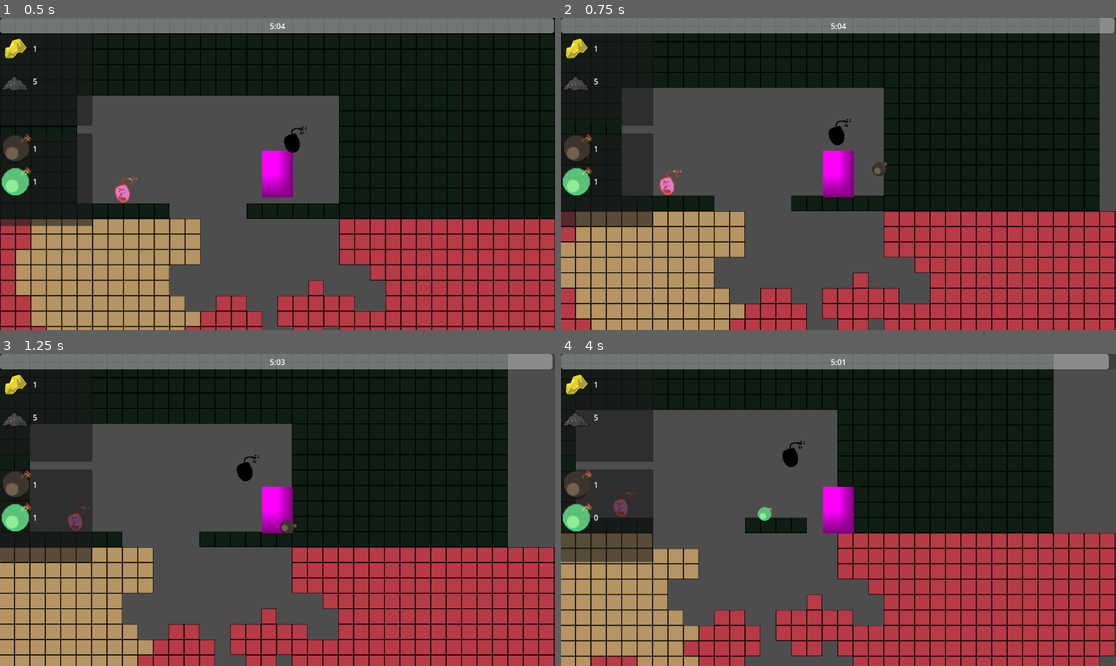
Above: before the commit, frames 1-4 (two rows, left to right).
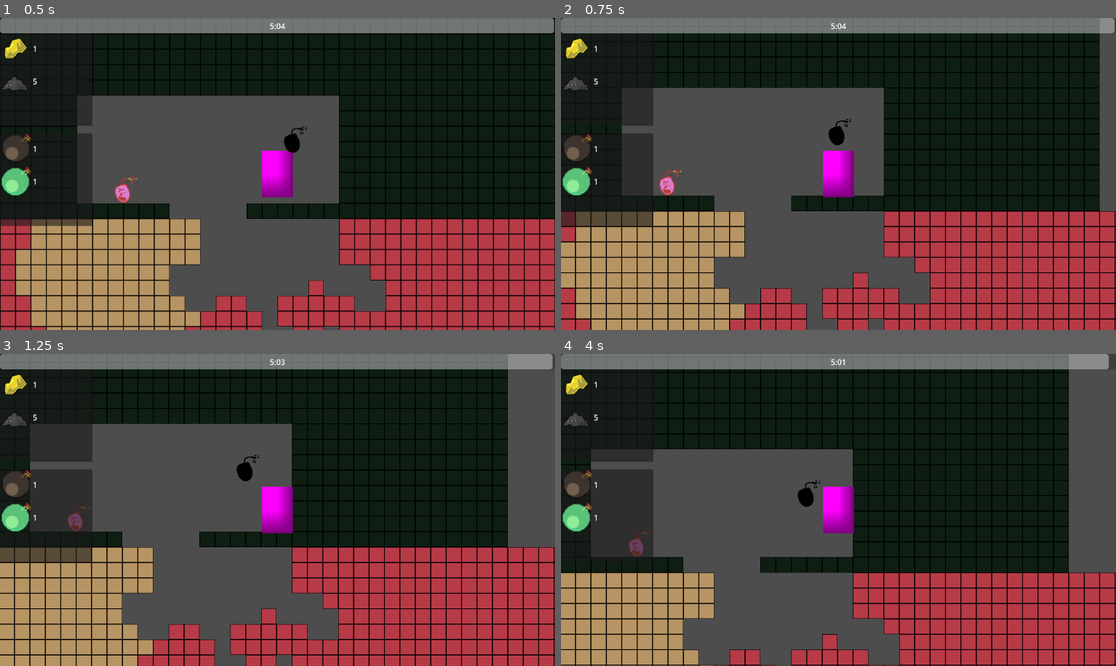
Above: after the commit, the same moments.

Repository: DevFTB/LD57
Game: Godot game, scene res://game.tscn
Two runs of this game, one before a commit and one after it. Both use one fixed random seed, a clock stepped at 60 frames per second and the inputs below.
Inputs (mouse positions are in pixels of both pictures, inside the frame that each line leads up to):
- Up to frame 1 (0.5 s): no input
- Up to frame 2 (0.75 s): move the mouse to (960, 158) at 0.52 s; hold D (move_right) from 0.53 s (still down); click (960, 158) at 0.6 s
- Up to frame 3 (1.25 s): keep holding D (move_right); tap W (jump) at 0.77 s
- Up to frame 4 (4 s): move the mouse to (727, 525) at 1.27 s; tap E (interact) at 1.35 s; tap W (jump) at 1.52, 3.02, 3.77 s; click (727, 525) at 1.55 s; move the mouse to (894, 441) at 2.02 s; release D (move_right) at 2.03 s; hold A (move_left) 2.03-2.78 s; tap 1 (select_bomb_1) at 2.1 s; click (894, 441) at 2.3 s; move the mouse to (810, 572) at 2.77 s; hold D (move_right) from 2.78 s (still down); tap 2 (select_bomb_2) at 2.85 s; click (810, 572) at 3.05 s; move the mouse to (1005, 556) at 3.52 s; tap 3 (select_bomb_3) at 3.6 s; click (1005, 556) at 3.8 s

Frame 1 is identical in both runs. In frame 2, less than 0.1% of the frame differs, in the area x 56-59%, y 46-51%; in frame 3, less than 0.1%; in frame 4, 31%, in the area x 0-100%, y 0-100%.
Error after the commit: Cannot call method 'sample_baked' on a null value. (res://entities/player/player.gd:65)

Commit message:
Added HealthComponent, HitboxComponent, HurtboxComponent

Diff:
--- /dev/null
+++ b/entities/common/health_component.gd
@@ -0,0 +1,53 @@
+extends Node
+class_name HealthComponent
+
+signal maximum_health_modified(new_maximum : int)
+
+## emitted when either taking damage or healing
+signal health_modified(amount: int, new_health: int)
+
+## emitted when the current_health has dropped below 0. Only emitted once
+signal died
+
+## current_health cannot exceed this value by healing
+@export var maximum_health : int = 5
+
+## cannot take damage if invulnerable.
+@export var is_invulnerable : bool = false
+
+## set to true when the current_health has dropped to or past 0.
+var is_dead : bool = false
+
+@onready var current_health : int = maximum_health
+
+func _ready() -> void:
+	set_maximum_health(maximum_health)
+	health_modified.emit(0, current_health)
+
+func set_maximum_health(new_value: int) -> void:
+	maximum_health = new_value
+	maximum_health_modified.emit(maximum_health)
+
+func heal(amount: int) -> void:
+	if amount < 0:
+		push_warning("Heal amount shouldn't be negative")
+		return
+
+	if not is_dead:
+		var applied_heal = mini(amount, maximum_health - current_health)
+		current_health += applied_heal
+		health_modified.emit(applied_heal, current_health)
+
+func take_damage(amount: int) -> void:
+	if amount < 0:
+		push_warning("Damage shouldn't be negative")
+		return
+
+	if not is_dead and not is_invulnerable:
+		var applied_damage := mini(amount, current_health)
+		current_health -= applied_damage
+		health_modified.emit(-applied_damage, current_health)
+
+		if current_health <= 0:
+			is_dead = true
+			died.emit()
--- /dev/null
+++ b/entities/common/health_component.tscn
@@ -0,0 +1,6 @@
+[gd_scene load_steps=2 format=3 uid="uid://bdhnok20thjuo"]
+
+[ext_resource type="Script" uid="uid://do5gnx1cf4tjg" path="res://entities/common/health_component.gd" id="1_ef5p1"]
+
+[node name="HealthComponent" type="Node"]
+script = ExtResource("1_ef5p1")
--- /dev/null
+++ b/entities/common/hitbox_component.gd
@@ -0,0 +1,11 @@
+extends Area2D
+class_name HitboxComponent
+
+@export var damage : int = 1
+
+func _ready() -> void:
+	area_entered.connect(_on_area_entered)
+
+func _on_area_entered(area: Area2D) -> void:
+	if area is HurtboxComponent:
+		area.apply_damage(damage, self)
--- /dev/null
+++ b/entities/common/hurtbox_component.gd
@@ -0,0 +1,7 @@
+extends Area2D
+class_name HurtboxComponent
+
+@export var health_component: HealthComponent
+
+func apply_damage(amount: int, _source: Node = null) -> void:
+	health_component.take_damage(amount)
--- /dev/null
+++ b/entities/common/hurtbox_component.tscn
@@ -0,0 +1,6 @@
+[gd_scene load_steps=2 format=3 uid="uid://eenrl1ayi2xr"]
+
+[ext_resource type="Script" uid="uid://bh4wfgcuvhfeq" path="res://entities/common/hurtbox_component.gd" id="1_n2jvd"]
+
+[node name="HurtboxComponent" type="Area2D"]
+script = ExtResource("1_n2jvd")
--- a/entities/enemies/enemy.tscn
+++ b/entities/enemies/enemy.tscn
@@ -6,9 +6,17 @@
 [ext_resource type="Script" uid="uid://wsxsmioftt1q" path="res://entities/enemies/state_machine.gd" id="4_msovg"]
 [ext_resource type="Script" uid="uid://dgd6cthhe8s0c" path="res://entities/enemies/states/idle.gd" id="5_twyc1"]
 [ext_resource type="Script" uid="uid://dvgloxkvr0q30" path="res://entities/enemies/states/flying.gd" id="6_w4yt1"]
+[ext_resource type="PackedScene" uid="uid://eenrl1ayi2xr" path="res://entities/common/hurtbox_component.tscn" id="7_ipr6v"]
+[ext_resource type="Script" uid="uid://dg3mif63wy502" path="res://entities/common/hitbox_component.gd" id="8_gj3y3"]
 
 [sub_resource type="CircleShape2D" id="CircleShape2D_msovg"]
 radius = 15.0
+
+[sub_resource type="CircleShape2D" id="CircleShape2D_gj3y3"]
+radius = 25.2982
+
+[sub_resource type="CircleShape2D" id="CircleShape2D_56i32"]
+radius = 48.0
 
 [node name="Enemy" type="CharacterBody2D"]
 collision_layer = 4
@@ -47,6 +55,22 @@
 [node name="LineOfSight" type="RayCast2D" parent="."]
 collision_mask = 783
 
+[node name="HurtboxComponent" parent="." instance=ExtResource("7_ipr6v")]
+collision_layer = 4
+collision_mask = 0
+
+[node name="CollisionShape2D" type="CollisionShape2D" parent="HurtboxComponent"]
+shape = SubResource("CircleShape2D_gj3y3")
+
+[node name="HitboxComponent" parent="." instance=ExtResource("7_ipr6v")]
+collision_layer = 4
+collision_mask = 2
+script = ExtResource("8_gj3y3")
+damage = 1
+
+[node name="CollisionShape2D" type="CollisionShape2D" parent="HitboxComponent"]
+shape = SubResource("CircleShape2D_56i32")
+
 [connection signal="timeout" from="RefreshTimer" to="." method="_on_refresh_timer_timeout"]
 [connection signal="screen_entered" from="VisibleOnScreenNotifier2D" to="." method="_on_visible_on_screen_notifier_2d_screen_entered"]
 [connection signal="screen_exited" from="VisibleOnScreenNotifier2D" to="." method="_on_visible_on_screen_notifier_2d_screen_exited"]
--- a/entities/player/player.tscn
+++ b/entities/player/player.tscn
@@ -1,14 +1,11 @@
-[gd_scene load_steps=8 format=3 uid="uid://be4tedtvsf8on"]
+[gd_scene load_steps=10 format=3 uid="uid://be4tedtvsf8on"]
 
 [ext_resource type="Script" uid="uid://uex2tapn1k1y" path="res://entities/player/player.gd" id="1_merdl"]
 [ext_resource type="Script" uid="uid://3o156l3yjpoa" path="res://entities/player/inventory_component.gd" id="2_sglur"]
 [ext_resource type="Resource" uid="uid://ctoa5b8j1n1x3" path="res://entities/player/player_inventory.tres" id="3_sglur"]
 [ext_resource type="Resource" uid="uid://diae5nc080sux" path="res://entities/player/player_bomb_inventory.tres" id="4_bls4j"]
-
-[sub_resource type="Curve" id="Curve_sglur"]
-_limits = [10.0, 1000.0, 0.0, 1.0]
-_data = [Vector2(0, 10), 0.0, 0.0, 0, 0, Vector2(1, 1000), 0.0, 0.0, 0, 0]
-point_count = 2
+[ext_resource type="PackedScene" uid="uid://bdhnok20thjuo" path="res://entities/common/health_component.tscn" id="5_fkugw"]
+[ext_resource type="PackedScene" uid="uid://eenrl1ayi2xr" path="res://entities/common/hurtbox_component.tscn" id="6_8fjmc"]
 
 [sub_resource type="PlaceholderTexture2D" id="PlaceholderTexture2D_mwb40"]
 
@@ -16,10 +13,12 @@
 radius = 30.0
 height = 90.0
 
+[sub_resource type="CircleShape2D" id="CircleShape2D_8fjmc"]
+radius = 65.9697
+
 [node name="Player" type="CharacterBody2D"]
 collision_layer = 2
 script = ExtResource("1_merdl")
-throw_force_curve = SubResource("Curve_sglur")
 
 [node name="Sprite2D" type="Sprite2D" parent="."]
 position = Vector2(-1.43051e-06, -1.90735e-06)
@@ -42,4 +41,14 @@
 [node name="BombCooldown" type="Timer" parent="."]
 one_shot = true
 
+[node name="HealthComponent" parent="." instance=ExtResource("5_fkugw")]
+
+[node name="HurtboxComponent" parent="." node_paths=PackedStringArray("health_component") instance=ExtResource("6_8fjmc")]
+collision_layer = 2
+collision_mask = 4
+health_component = NodePath("../HealthComponent")
+
+[node name="CollisionShape2D" type="CollisionShape2D" parent="HurtboxComponent"]
+shape = SubResource("CircleShape2D_8fjmc")
+
 [connection signal="timeout" from="BombCooldown" to="." method="_on_bomb_cooldown_timeout"]
Not shown, added: entities/common/health_component.gd.uid
Not shown, added: entities/common/hitbox_component.gd.uid
Not shown, added: entities/common/hurtbox_component.gd.uid
Not shown: 1 places in entities/enemies/enemy.tscn that only renumber resources
